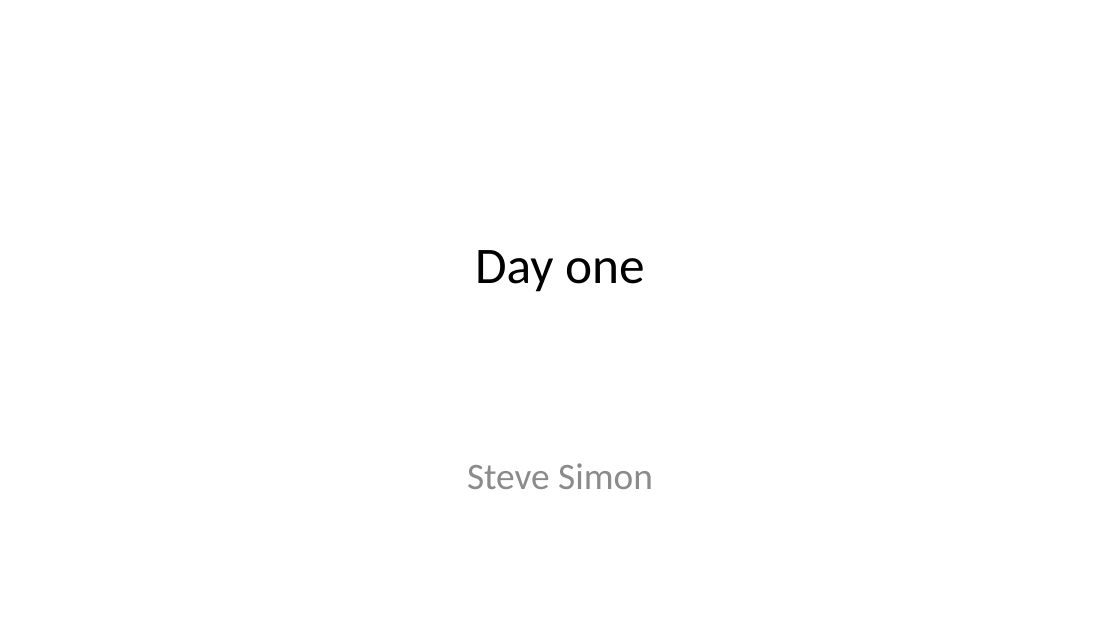
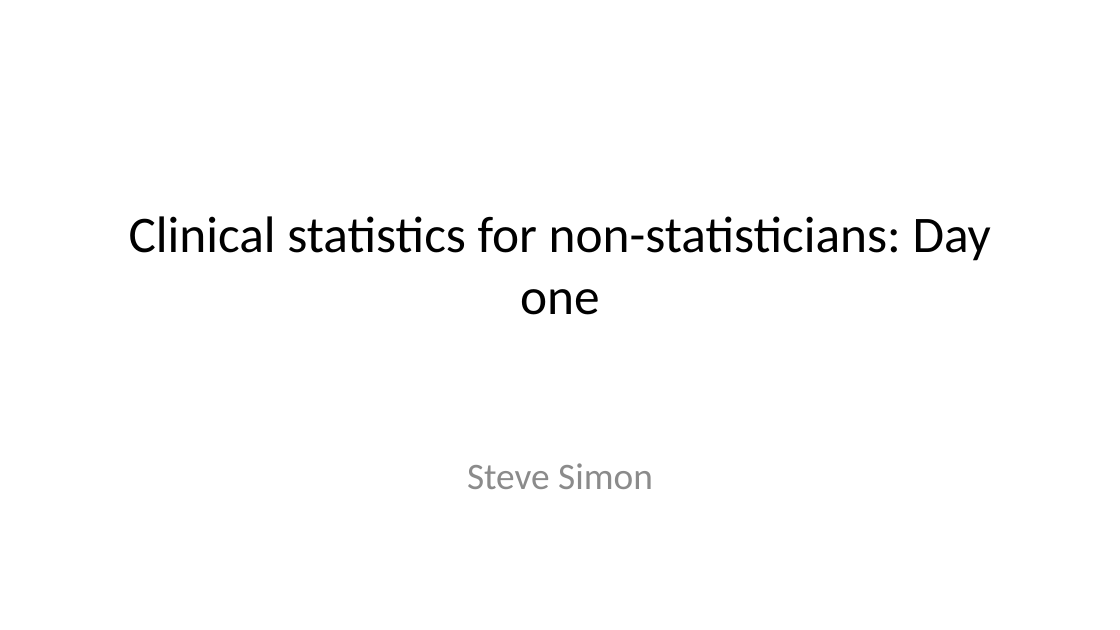
Before and after one commit to pmean/talks, a slide deck: slide 1 of clinical-statistics/day-one.pptx. Drawn at 1120x630 pixels with LibreOffice and Linux fonts; fonts in the diff are those of the drawing. Boxes give left, top, right and bottom in pixels: in the first picture for what was removed or moved away, otherwise in the second. Text is boxed around its words. In the diff, an @@ line names an element or a change of style, - is before the commit and + after.

Commit message:
Added counting and proportions to clinical-statistics

```diff
--- a/clinical-statistics/day-one.pptx
+++ b/clinical-statistics/day-one.pptx
@@ title at bbox=[129, 216, 991, 315]: text changed @@
-Day one
+Clinical statistics for non-statisticians: Day one
```
Also in this commit, not shown: 8 other slides changed, 34 slides added, 5 slides removed, 22 other files.
